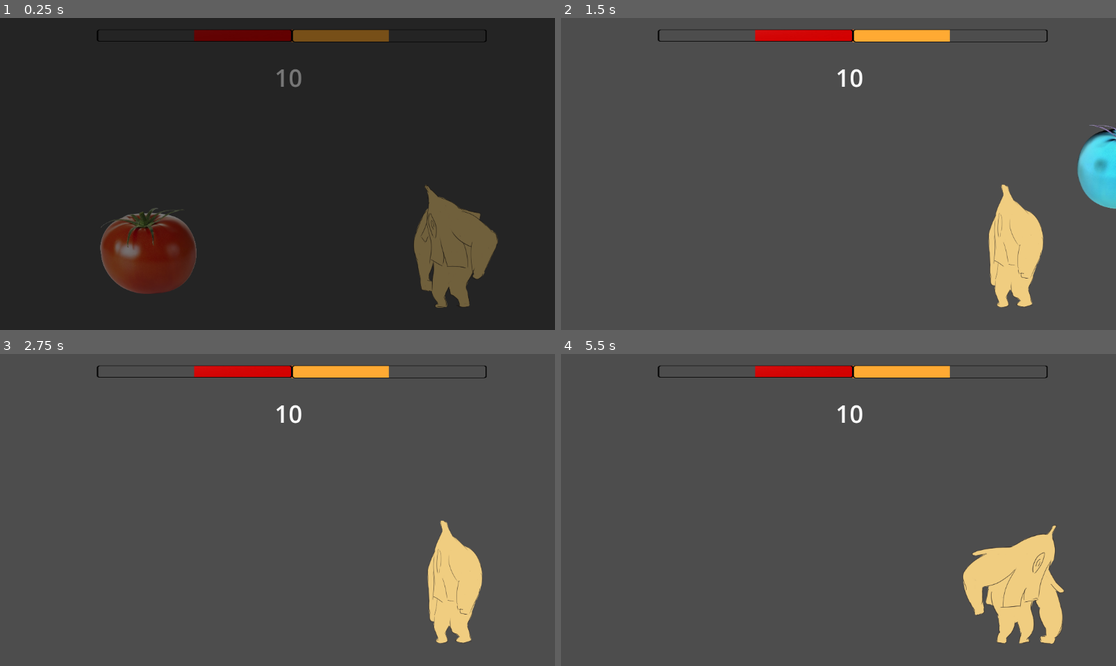
Above: before the commit, frames 1-4 (two rows, left to right).
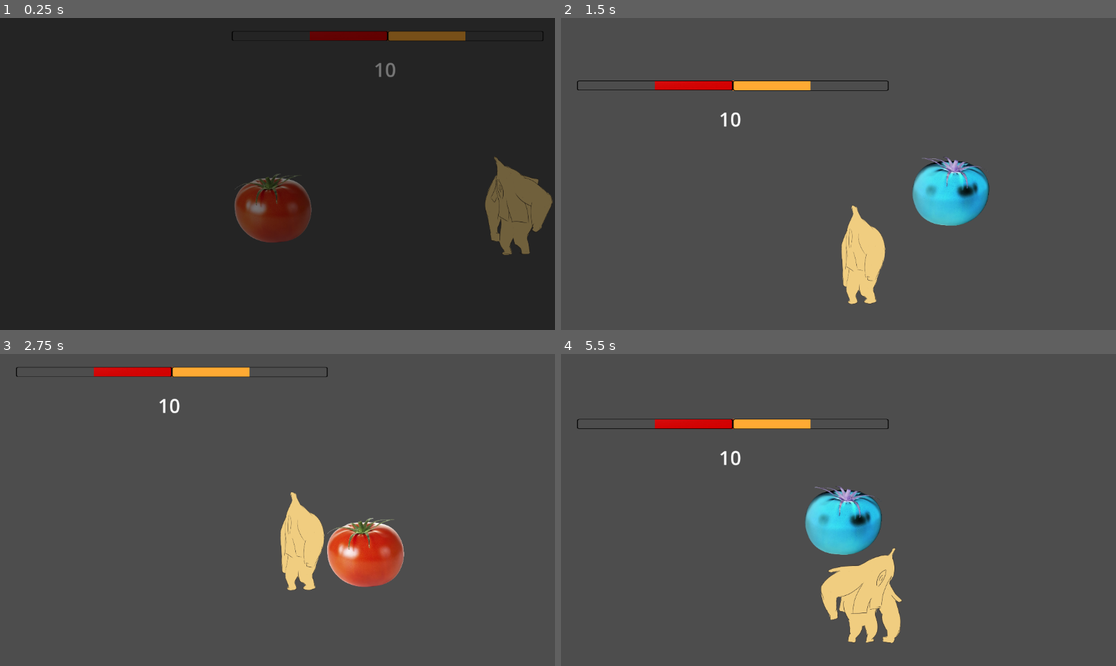
Above: after the commit, the same moments.

Repository: PZerua/ggj24_fruits
Game: Godot game, scene res://scenes/combat.tscn
Two runs of this game, one before a commit and one after it. Both use one fixed random seed, a clock stepped at 60 frames per second and the inputs below.
Inputs:
- Up to frame 1 (0.25 s): no input
- Up to frame 2 (1.5 s): hold D (MOVE_RIGHT_1) from 0.53 s (still down); tap S (BLOCK_1) at 0.6 s; tap W (JUMP_1) at 0.77 s; tap Down (BLOCK_2) at 1.35 s
- Up to frame 3 (2.75 s): tap W (JUMP_1) at 1.52 s; release D (MOVE_RIGHT_1) at 2.03 s; hold A (MOVE_LEFT_1) from 2.03 s (still down); tap V (KICK_1) at 2.1 s
- Up to frame 4 (5.5 s): release A (MOVE_LEFT_1) at 2.78 s; hold D (MOVE_RIGHT_1) 2.78-4.28 s; tap P (KICK_2) at 2.85 s; tap W (JUMP_1) at 3.02, 3.77, 4.52 s; tap Left (MOVE_LEFT_2) at 3.6 s; hold A (MOVE_LEFT_1) 4.28-5.03 s; tap Right (MOVE_RIGHT_2) at 4.35 s; hold D (MOVE_RIGHT_1) from 5.03 s (still down); tap C (PUNCH_1) at 5.1 s

The runs differ from the first frame. In frame 1, 14% of the frame differs, in the area x 17-100%, y 3-93%; in frame 2, 11%; in frame 3, 9.0%; in frame 4, 12%.

Commit message:
camera follows tomato + scene limits

Diff:
--- a/scenes/combat.gd
+++ b/scenes/combat.gd
@@ -1,12 +1,10 @@
 extends Node2D
 
-var seconds
+var seconds = 10
 
 # Called when the node enters the scene tree for the first time.
 func _ready():
 	$CanvasLayer/ColorRect/AnimationPlayer.play("fade_in")
-	seconds = 10
-	$Timer.start()
 	$Label.text = str(seconds)
 
 # Called every frame. 'delta' is the elapsed time since the previous frame.
@@ -15,10 +13,17 @@
 
 func end():
 	$CanvasLayer/ColorRect/AnimationPlayer.play("fade_out")
-	get_tree().change_scene_to_file("res://scenes/menu.tscn")
 
 func _on_timer_timeout():
 	#if seconds == 0:
 		#end()
 	#seconds -= 1
 	$Label.text = str(seconds)
+
+
+func _on_animation_player_animation_finished(anim_name):
+	if anim_name == "fade_in":
+		$Timer.start()
+
+	if anim_name == "fade_out":
+		get_tree().change_scene_to_file("res://scenes/menu.tscn")
--- a/scenes/combat.tscn
+++ b/scenes/combat.tscn
@@ -10,7 +10,7 @@
 [ext_resource type="Texture2D" uid="uid://dlam4itbryoui" path="res://assets/bars/red-bar.jpg" id="7_ukvkr"]
 
 [sub_resource type="RectangleShape2D" id="RectangleShape2D_f6e4s"]
-size = Vector2(1147, 49)
+size = Vector2(3135, 53.5)
 
 [sub_resource type="Animation" id="Animation_52gks"]
 length = 0.001
@@ -66,6 +66,9 @@
 "fade_out": SubResource("Animation_phtuo")
 }
 
+[sub_resource type="RectangleShape2D" id="RectangleShape2D_4xay3"]
+size = Vector2(25.1396, 20)
+
 [node name="combat_scene" type="Node2D"]
 script = ExtResource("1_sshmf")
 
@@ -73,17 +76,28 @@
 unique_name_in_owner = true
 position = Vector2(308, 391)
 
+[node name="Camera2D" type="Camera2D" parent="Tomato"]
+zoom = Vector2(0.8, 0.8)
+limit_left = -400
+limit_top = -200
+limit_right = 1600
+limit_bottom = 800
+position_smoothing_enabled = true
+position_smoothing_speed = 7.0
+editor_draw_limits = true
+
 [node name="Banana" parent="." instance=ExtResource("2_nrd0u")]
 unique_name_in_owner = true
 position = Vector2(939, 401)
 rotation = -0.00158102
 
 [node name="StaticBody2D" type="StaticBody2D" parent="."]
+position = Vector2(3, 3)
 collision_layer = 4
 collision_mask = 0
 
 [node name="CollisionShape2D" type="CollisionShape2D" parent="StaticBody2D"]
-position = Vector2(575, 624)
+position = Vector2(639.5, 626.25)
 shape = SubResource("RectangleShape2D_f6e4s")
 
 [node name="FunnyBar" type="Node2D" parent="."]
@@ -160,5 +174,22 @@
 "": SubResource("AnimationLibrary_2t27m")
 }
 
+[node name="StaticBody2D2" type="StaticBody2D" parent="."]
+collision_layer = 4
+collision_mask = 0
+
+[node name="CollisionShape2D" type="CollisionShape2D" parent="StaticBody2D2"]
+position = Vector2(-412, 296)
+rotation = 1.57079
+scale = Vector2(32.96, 1)
+shape = SubResource("RectangleShape2D_4xay3")
+
+[node name="CollisionShape2D2" type="CollisionShape2D" parent="StaticBody2D2"]
+position = Vector2(1615, 299)
+rotation = 1.57079
+scale = Vector2(32.96, 1)
+shape = SubResource("RectangleShape2D_4xay3")
+
 [connection signal="property_list_changed" from="Tomato" to="Tomato" method="_on_property_list_changed"]
 [connection signal="timeout" from="Timer" to="." method="_on_timer_timeout"]
+[connection signal="animation_finished" from="CanvasLayer/ColorRect/AnimationPlayer" to="." method="_on_animation_player_animation_finished"]
Not shown: 1 places in assets/fruits/banana/banana_frames.tres that only renumber resources
Not shown: 1 places in assets/fruits/tomato/tomato_frames.tres that only renumber resources
Not shown: 1 places in scenes/combat.tscn that only renumber resources
